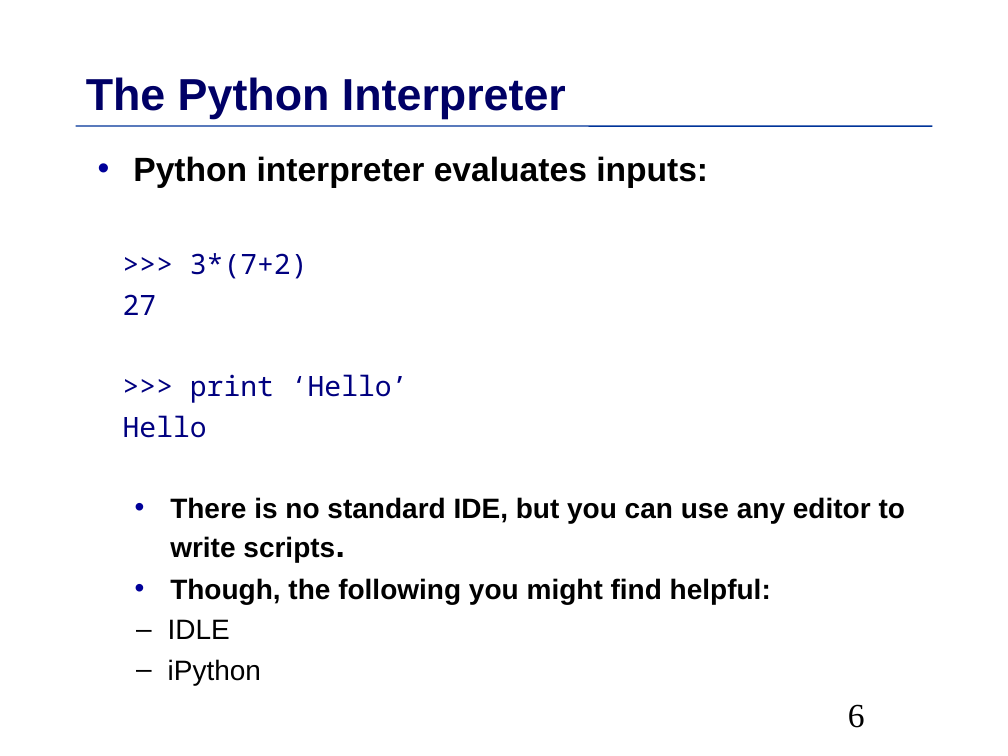
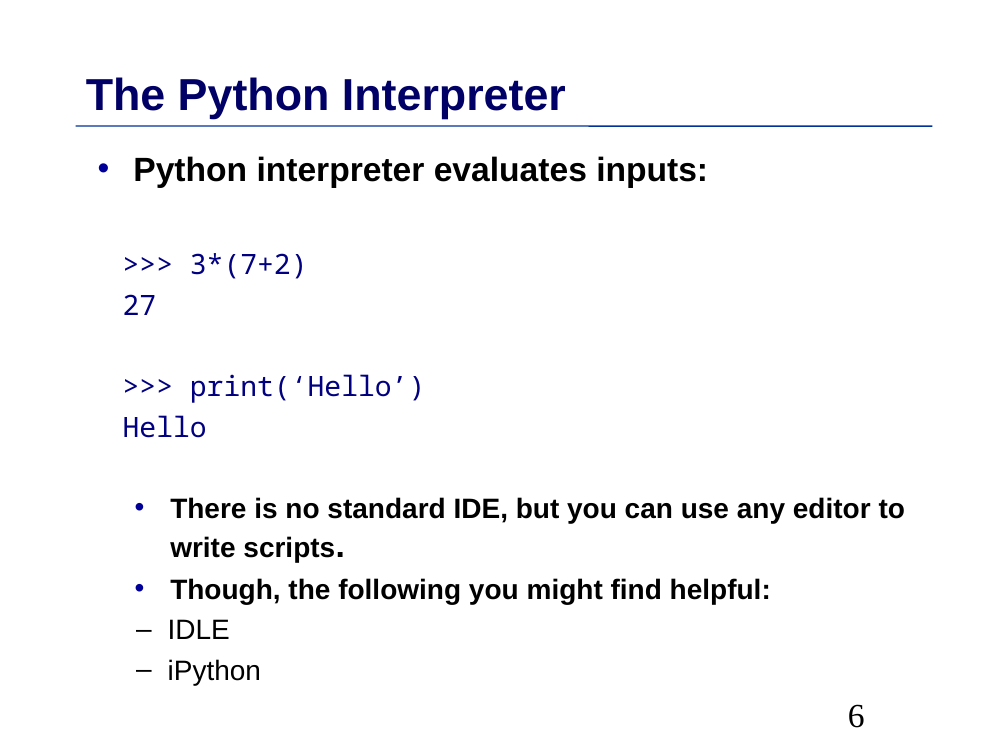
Before and after one commit to MPIDS/Python-Course, a slide deck: slide 6 of 01-basics/Talk/Python-Introduction.odp. Drawn at 1008x756 pixels with LibreOffice and Linux fonts; fonts in the diff are those of the drawing. Boxes give left, top, right and bottom in pixels: in the first picture for what was removed or moved away, otherwise in the second. Text is boxed around its words. In the diff, an @@ line names an element or a change of style, - is before the commit and + after.

Commit message:
Made the talks python3 compatible

```diff
--- a/01-basics/Talk/Python-Introduction.odp
+++ b/01-basics/Talk/Python-Introduction.odp
@@ text at <box>190,374,425,403</box>: text changed @@
->>> print ‘Hello’
+>>> print(‘Hello’)
```
Also in this commit, not shown: 104 other slides changed, 1 slide added, 3 other files.
